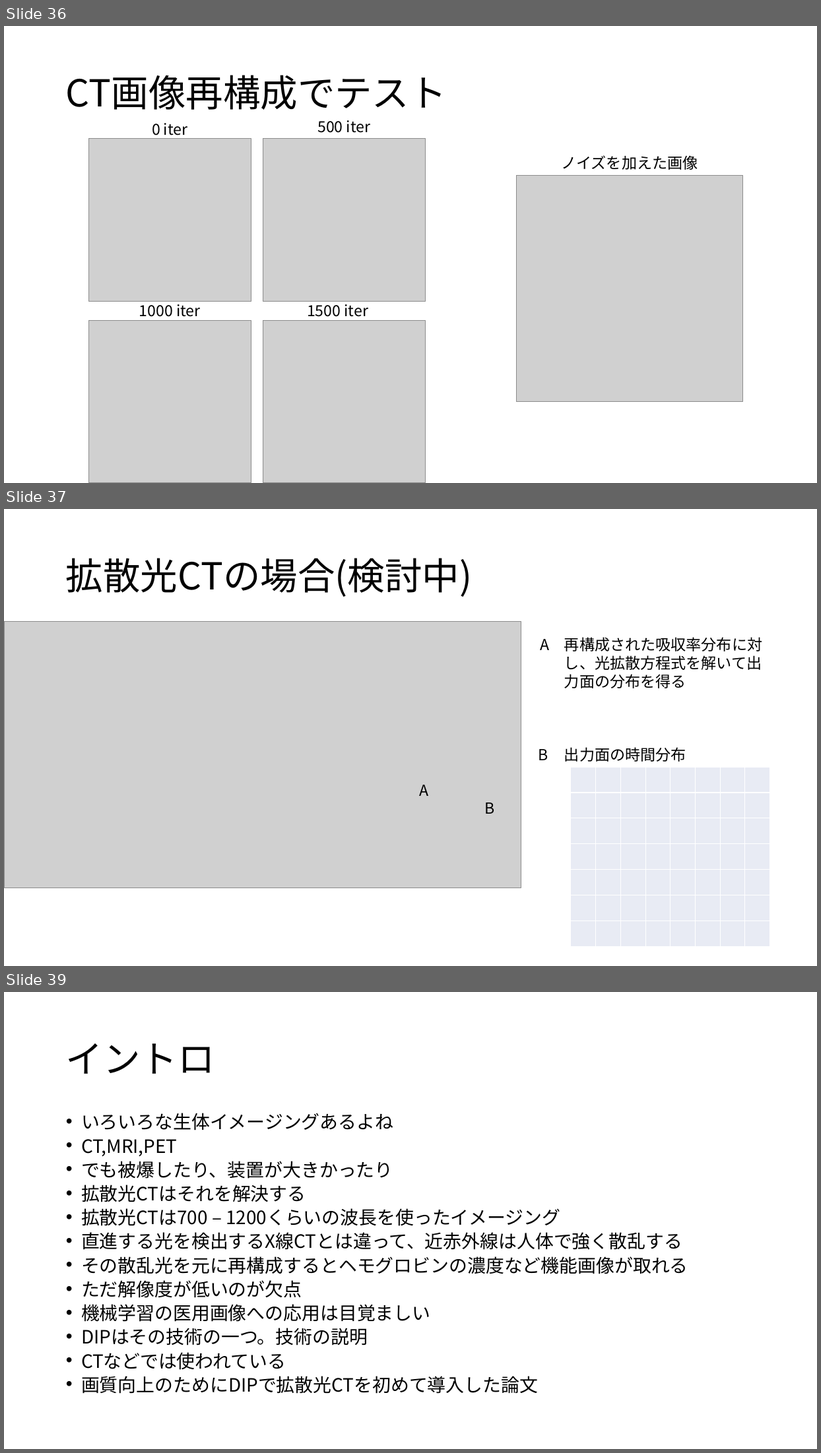
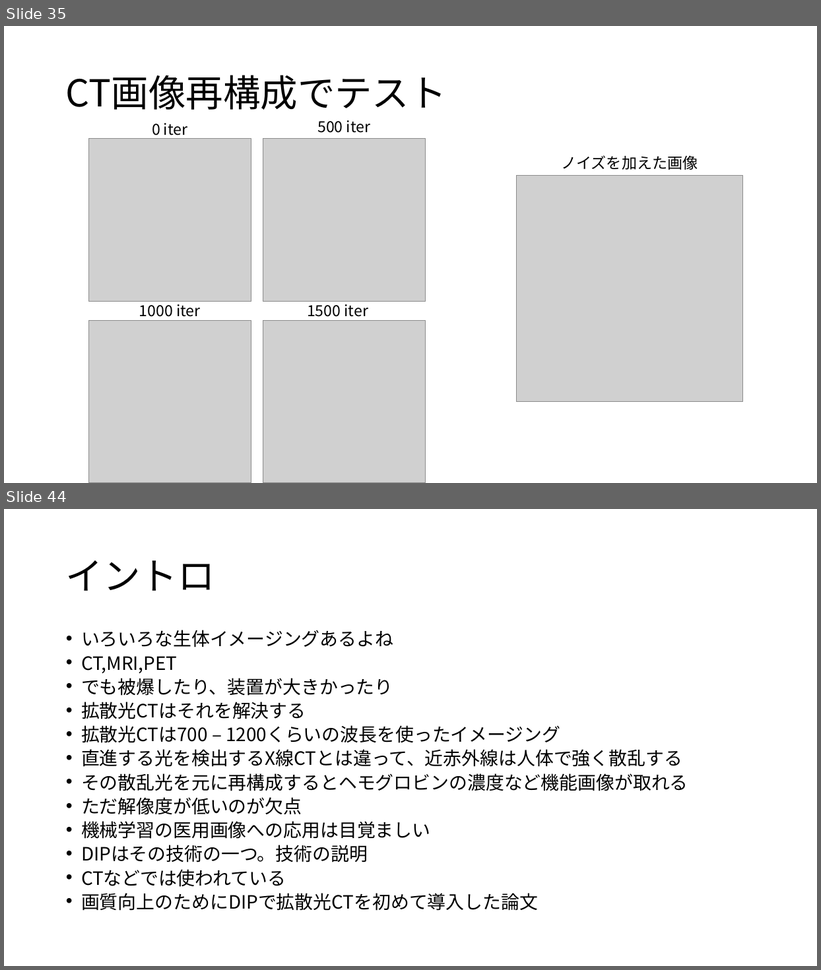
Before and after one commit to atuyoti/dot, a slide deck: slide/0519.pptx. Shown one above the other, each under a label of ours: slides 36, 37 and 39 before the commit, slides 35 and 44 after it; the slides between them are not shown. The pictures are 821x1453 and 821x970 pixels, drawn with LibreOffice and Linux fonts; fonts in the diff are those of the drawing; grey boxes stand for pictures. Boxes give left, top, right and bottom in pixels: in the first picture for what was removed or moved away, otherwise in the second. Text is boxed around its words. In the diff, an @@ line names an element or a change of style, - is before the commit and + after.

```diff
--- a/slide/0519.pptx
+++ b/slide/0519.pptx
@@ slide 37 removed at [4,509,817,966], background #FFFFFF @@
@@ title removed at [66,558,473,597] @@
-拡散光CTの場合(検討中)
@@ picture removed at [4,622,521,888] @@
@@ text removed at [540,639,549,650] @@
-A
@@ text removed at [564,637,762,689] @@
-再構成された吸収率分布に対し、光拡散方程式を解いて出力面の分布を得る
@@ text removed at [539,749,548,760] @@
-B
@@ text removed at [564,747,686,762] @@
-出力面の時間分布
@@ text removed at [420,785,429,796] @@
-A
@@ table removed at [572,767,772,947], 7 rows, 8 columns @@
- |  |  |  |  |  |  | 
- |  |  |  |  |  |  | 
- |  |  |  |  |  |  | 
- |  |  |  |  |  |  | 
- |  |  |  |  |  |  | 
- |  |  |  |  |  |  | 
- |  |  |  |  |  |  | 
@@ text removed at [484,803,494,814] @@
-B
@@ what was slide 36 is now slide 35 @@
@@ what was slide 39 is now slide 44 @@
```
Also in this commit, not shown: 2 slides changed, 7 slides added, 1 other slide removed, 35 other files.
